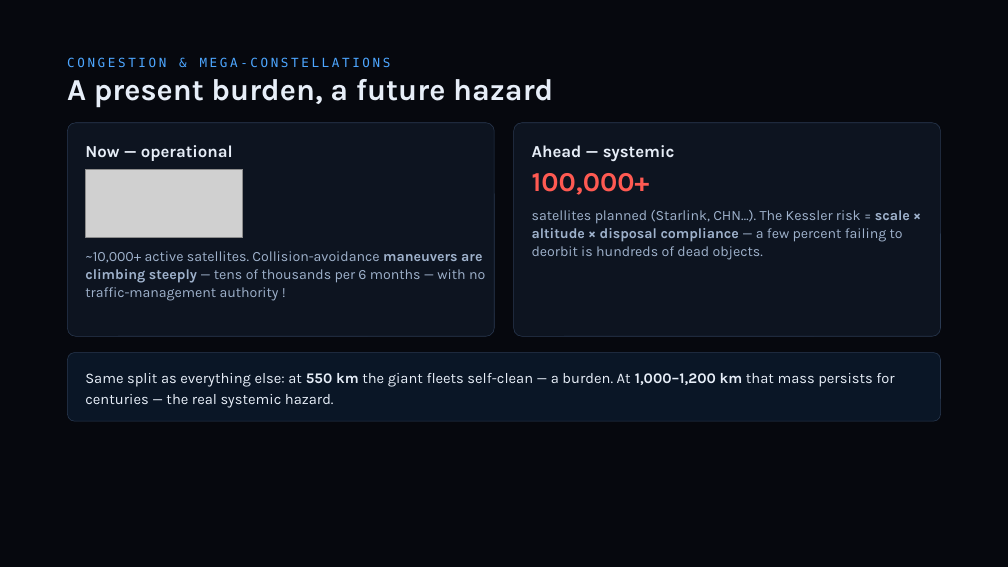
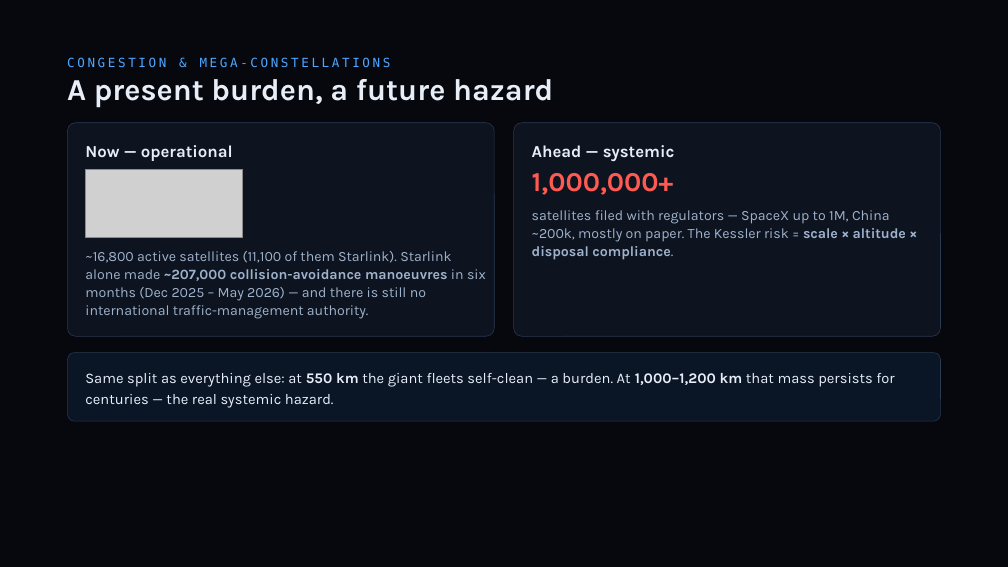
Before and after one commit to TimKadyrov/DebrisCascade, a slide deck: slide 19 of Barrel of Nails — Kessler Study.pptx. Drawn at 1008x567 pixels with LibreOffice and Linux fonts; fonts in the diff are those of the drawing; grey boxes stand for pictures. Boxes give left, top, right and bottom in pixels: in the first picture for what was removed or moved away, otherwise in the second. Text is boxed around its words. In the diff, an @@ line names an element or a change of style, - is before the commit and + after.

```diff
--- a/Barrel of Nails — Kessler Study.pptx
+++ b/Barrel of Nails — Kessler Study.pptx
@@ text at (532,173,674,195): text changed @@
-100,000+
+1,000,000+
@@ text at (532,210,906,260): text changed @@
-satellites planned (Starlink, CHN…). The Kessler risk = scale × altitude × disposal compliance — a few percent failing to deorbit is hundreds of dead objects.
+satellites filed with regulators — SpaceX up to 1M, China ~200k, mostly on paper. The Kessler risk = scale × altitude × disposal compliance.
@@ text at (85,251,486,319): text changed @@
-~10,000+ active satellites. Collision-avoidance maneuvers are climbing steeply — tens of thousands per 6 months — with no traffic-management authority !
+~16,800 active satellites (11,100 of them Starlink). Starlink alone made ~207,000 collision-avoidance manoeuvres in six months (Dec 2025 – May 2026) — and there is still no international traffic-management authority.
```
Also in this commit, not shown: 8 other slides changed, 10 other files.
